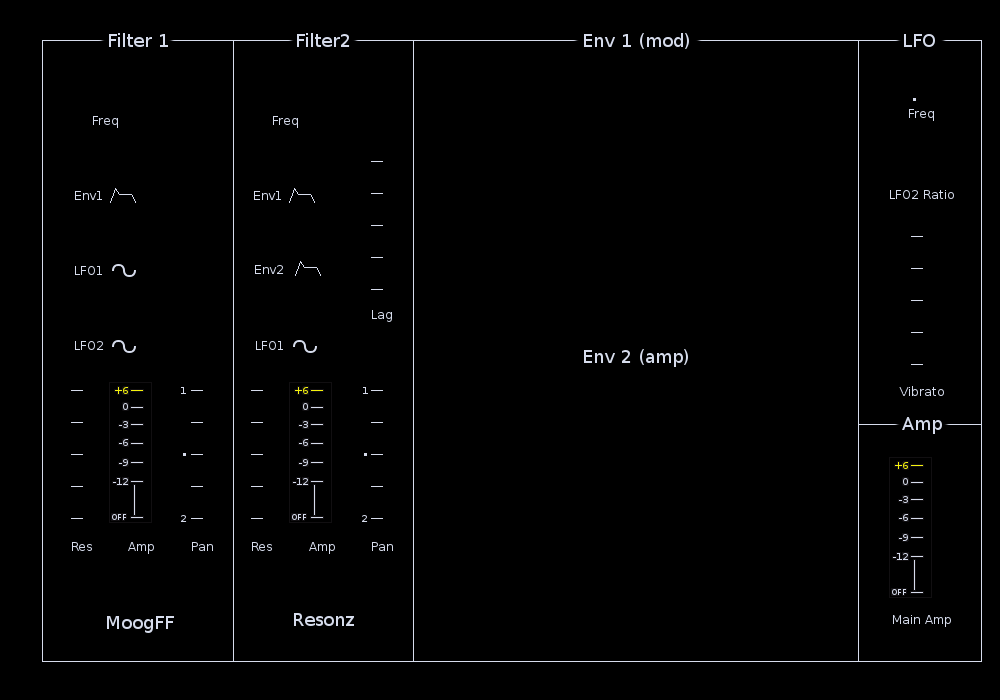
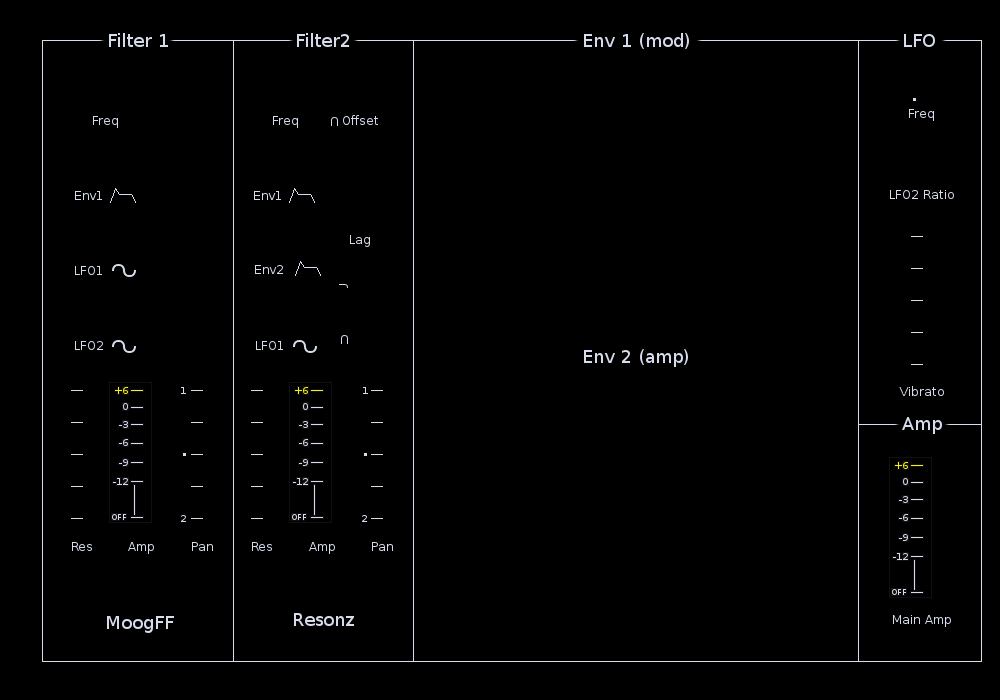
Revision of a layered 1000x700 image; what changed, layer by layer:
painted on "Ticks" over (371, 161, 383, 290)
painted on "Lables" over (331, 115, 392, 344)
